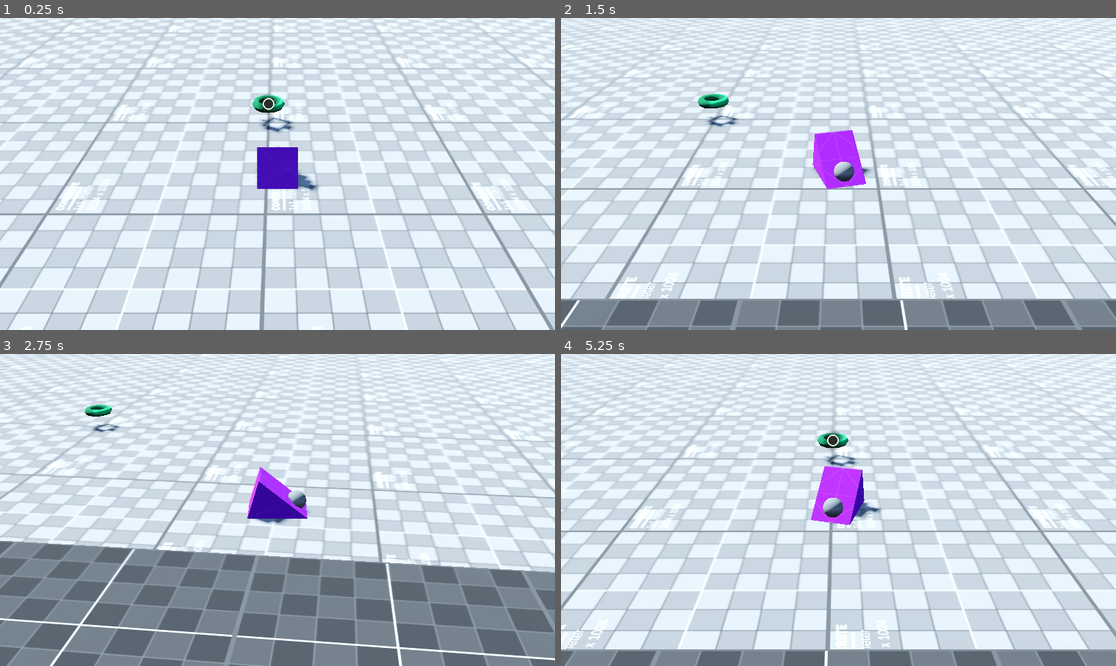
Above: before the commit, frames 1-4 (two rows, left to right).
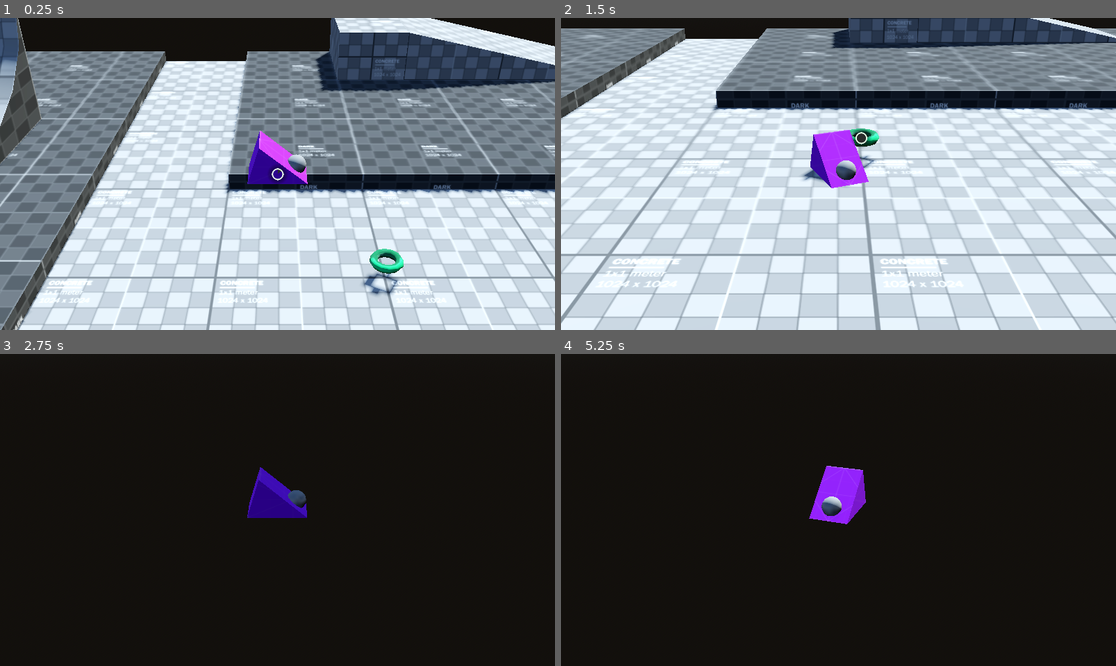
Above: after the commit, the same moments.

Repository: lithopsiouu/you-rat
Game: Godot game, scene res://Scenes/test/main test room.tscn
The game is run twice, just before and just after one commit, with the same random seed, the same clock (stepped at 60 frames per second) and the same inputs.
Inputs (mouse positions are in pixels of both pictures, inside the frame that each line leads up to):
- Up to frame 1 (0.25 s): no input
- Up to frame 2 (1.5 s): tap Enter at 0.5 s; move the mouse to (960, 158) at 0.52 s; hold D (move_right) 0.53-1.28 s; click (960, 158) at 0.6 s; tap Space (jump) at 0.77 s; move the mouse to (727, 189) at 1.27 s; hold S (move_backward) from 1.28 s (still down); tap Down (rotate_cam_down) at 1.35 s
- Up to frame 3 (2.75 s): tap Space (jump) at 1.52 s; move the mouse to (333, 441) at 2.02 s; release S (move_backward) at 2.03 s; hold D (move_right) from 2.03 s (still down); tap Left (rotate_cam_left) at 2.1 s
- Up to frame 4 (5.25 s): move the mouse to (810, 572) at 2.77 s; release D (move_right) at 2.78 s; hold W (move_forward) 2.78-3.53 s; tap Right (rotate_cam_right) at 2.85 s; tap Space (jump) at 3.02, 3.77, 4.52 s; move the mouse to (1005, 556) at 3.52 s; hold A (move_left) 3.53-5.03 s; tap Up (rotate_cam_up) at 3.6 s; move the mouse to (672, 463) at 4.27 s; click (672, 463) at 4.35 s; move the mouse to (866, 510) at 5.02 s; hold S (move_backward) from 5.03 s (still down); tap Down (rotate_cam_down) at 5.1 s

The runs differ from the first frame. In frame 1, 73% of the frame differs, in the area x 0-100%, y 0-100%; in frame 2, 66%; in frame 3, 99%; in frame 4, 100%.

Commit message:
add states

Diff:
--- a/Assets/Entities/rigidbody_player.tscn
+++ b/Assets/Entities/rigidbody_player.tscn
@@ -1,13 +1,14 @@
-[gd_scene load_steps=13 format=3 uid="uid://bpqpjy8fcgewn"]
+[gd_scene format=3 uid="uid://bpqpjy8fcgewn"]
 
 [ext_resource type="Material" uid="uid://dero2i2k7x36v" path="res://Assets/Materials/player_material.tres" id="1_jmjd3"]
-[ext_resource type="Script" uid="uid://bu1r20ywascsv" path="res://Scripts/Interaction/rb_movement.gd" id="1_strm8"]
 [ext_resource type="Script" uid="uid://disy7vfpou6kx" path="res://Scripts/Interaction/player_input.gd" id="3_twv4y"]
+[ext_resource type="Script" uid="uid://q3q2nmv7strx" path="res://Scripts/Utility/rotate_to_velocity.gd" id="3_vghrk"]
 [ext_resource type="Script" uid="uid://cotfsu52ght42" path="res://Scripts/Interaction/interactor.gd" id="4_twv4y"]
-[ext_resource type="PackedScene" uid="uid://cyg20dvv5m0qi" path="res://Assets/Entities/gimbal_camera.tscn" id="5_8h1a1"]
-[ext_resource type="Script" path="res://Scripts/Interaction/StateMachine/StateMachine.gd" id="7_51qsa"]
+[ext_resource type="Script" uid="uid://ba8rfquaevxua" path="res://Scripts/Interaction/StateMachine/StateMachine.gd" id="7_51qsa"]
 [ext_resource type="Texture2D" uid="uid://b3sr0njonqdba" path="res://Assets/Materials/Textures/Dev/Editor Icon/trimolt__0002_player-copy.png" id="7_vghrk"]
 [ext_resource type="Script" uid="uid://utge17tu8aum" path="res://Scripts/Interaction/StateMachine/Character/idle.gd" id="8_vghrk"]
+[ext_resource type="Script" uid="uid://4au3baac81ma" path="res://Scripts/Interaction/StateMachine/Character/walking.gd" id="9_vghrk"]
+[ext_resource type="Script" uid="uid://01ga8bbfkunt" path="res://Scripts/Interaction/StateMachine/Character/falling.gd" id="10_1kggj"]
 
 [sub_resource type="SphereShape3D" id="SphereShape3D_b2tom"]
 radius = 0.05
@@ -25,7 +26,7 @@
 height = 0.25
 radius = 0.4
 
-[node name="CharacterBody3D" type="CharacterBody3D" groups=["Player"]]
+[node name="CharacterBody3D" type="CharacterBody3D" unique_id=393314524 groups=["Player"]]
 collision_layer = 16
 collision_mask = 3
 axis_lock_angular_x = true
@@ -33,51 +34,40 @@
 axis_lock_angular_z = true
 platform_floor_layers = 3
 
-[node name="CollisionShape3D" type="CollisionShape3D" parent="."]
+[node name="CollisionShape3D" type="CollisionShape3D" parent="." unique_id=398310535]
 transform = Transform3D(1, 0, 0, 0, 1, 0, 0, 0, 1, 0, 0.05, 0)
 shape = SubResource("SphereShape3D_b2tom")
 
-[node name="MeshInstance3D" type="MeshInstance3D" parent="."]
+[node name="MeshInstance3D" type="MeshInstance3D" parent="." unique_id=1192965354]
 transform = Transform3D(1, 0, 0, 0, 1, 0, 0, 0, 1, 0, 0.1, 0)
 mesh = SubResource("PrismMesh_yymxo")
 skeleton = NodePath("")
 
-[node name="MeshInstance3D" type="MeshInstance3D" parent="MeshInstance3D"]
+[node name="MeshInstance3D" type="MeshInstance3D" parent="MeshInstance3D" unique_id=435396492]
 transform = Transform3D(1, 0, 0, 0, 1, 0, 0, 0, 1, 0.096052, -0.0432466, 0)
 mesh = SubResource("SphereMesh_x54xf")
 
-[node name="Components" type="Node" parent="."]
+[node name="Components" type="Node" parent="." unique_id=1355332539]
 
-[node name="PlayerInput" type="Node" parent="Components"]
+[node name="PlayerInput" type="Node" parent="Components" unique_id=523253887]
 script = ExtResource("3_twv4y")
 metadata/_custom_type_script = "uid://disy7vfpou6kx"
 
-[node name="RigidBodyMovement" type="Node" parent="Components" node_paths=PackedStringArray("input", "mesh", "target")]
-script = ExtResource("1_strm8")
-input = NodePath("../PlayerInput")
-speed = 1.0
-mesh = NodePath("../../MeshInstance3D")
+[node name="RotateToVelocity" type="Node" parent="Components" unique_id=1511156855 node_paths=PackedStringArray("target")]
+script = ExtResource("3_vghrk")
 target = NodePath("../..")
-metadata/_custom_type_script = "uid://bu1r20ywascsv"
+metadata/_custom_type_script = "uid://q3q2nmv7strx"
 
-[node name="GimbalCamera" parent="." node_paths=PackedStringArray("player_input") instance=ExtResource("5_8h1a1")]
-transform = Transform3D(-4.37114e-08, 0, -1, 0, 1, 0, 1, 0, -4.37114e-08, 0, 0, 0)
-player_input = NodePath("../Components/PlayerInput")
-rotation_speed_y = 0.02
-rotation_speed_x = 0.028
-gimbal_max_x = -35.0
-gimbal_min_x = -20.0
-
-[node name="Interactor" type="Area3D" parent="." node_paths=PackedStringArray("player_input")]
+[node name="Interactor" type="Area3D" parent="." unique_id=1258362062 node_paths=PackedStringArray("player_input")]
 script = ExtResource("4_twv4y")
 player_input = NodePath("../Components/PlayerInput")
 metadata/_custom_type_script = "uid://cotfsu52ght42"
 
-[node name="CollisionShape3D" type="CollisionShape3D" parent="Interactor"]
+[node name="CollisionShape3D" type="CollisionShape3D" parent="Interactor" unique_id=1287781728]
 transform = Transform3D(1, 0, 0, 0, 1, 0, 0, 0, 1, 0.1, 0.125, 0)
 shape = SubResource("CylinderShape3D_6pr0x")
 
-[node name="Sprite3D" type="Sprite3D" parent="."]
+[node name="Sprite3D" type="Sprite3D" parent="." unique_id=631791010]
 layers = 524288
 pixel_size = 0.0005
 billboard = 1
@@ -86,10 +76,25 @@
 fixed_size = true
 texture = ExtResource("7_vghrk")
 
-[node name="StateMachine" type="Node" parent="." node_paths=PackedStringArray("initial_state")]
+[node name="StateMachine" type="Node" parent="." unique_id=1257442853 node_paths=PackedStringArray("initial_state")]
 script = ExtResource("7_51qsa")
 initial_state = NodePath("Idle")
 
-[node name="Idle" type="Node" parent="StateMachine" node_paths=PackedStringArray("body")]
+[node name="Idle" type="Node" parent="StateMachine" unique_id=993901243 node_paths=PackedStringArray("body", "input")]
 script = ExtResource("8_vghrk")
 body = NodePath("../..")
+input = NodePath("../../Components/PlayerInput")
+
+[node name="Walking" type="Node" parent="StateMachine" unique_id=401494154 node_paths=PackedStringArray("body", "input", "rotator")]
+script = ExtResource("9_vghrk")
+body = NodePath("../..")
+input = NodePath("../../Components/PlayerInput")
+rotator = NodePath("../../Components/RotateToVelocity")
+metadata/_custom_type_script = "uid://cvpyonm16wyst"
+
+[node name="Falling" type="Node" parent="StateMachine" unique_id=868240921 node_paths=PackedStringArray("body", "input", "rotator")]
+script = ExtResource("10_1kggj")
+body = NodePath("../..")
+input = NodePath("../../Components/PlayerInput")
+rotator = NodePath("../../Components/RotateToVelocity")
+metadata/_custom_type_script = "uid://01ga8bbfkunt"
--- a/Scenes/test/main test room.tscn
+++ b/Scenes/test/main test room.tscn
@@ -1,8 +1,9 @@
-[gd_scene load_steps=12 format=3 uid="uid://d3h6vl8tqn2ao"]
+[gd_scene format=3 uid="uid://d3h6vl8tqn2ao"]
 
 [ext_resource type="Material" uid="uid://bclljgmw3n7ur" path="res://Assets/Materials/tile_concrete_white.tres" id="1_ggcjv"]
 [ext_resource type="Material" uid="uid://lln0i7y28edo" path="res://Assets/Materials/tile_dark_gray.tres" id="2_x54xf"]
 [ext_resource type="PackedScene" uid="uid://bpqpjy8fcgewn" path="res://Assets/Entities/rigidbody_player.tscn" id="7_njocx"]
+[ext_resource type="PackedScene" uid="uid://cyg20dvv5m0qi" path="res://Assets/Entities/gimbal_camera.tscn" id="7_of0ke"]
 [ext_resource type="Material" uid="uid://brx2jluqhii8i" path="res://Assets/Materials/interaction.tres" id="9_t768u"]
 [ext_resource type="Script" uid="uid://ddxbnuhq2je6l" path="res://Scripts/Interaction/interactable.gd" id="10_chm6s"]
 [ext_resource type="Texture2D" uid="uid://bcsf3aibkd3qp" path="res://Assets/Materials/Textures/Dev/Editor Icon/trimolt__0007_interaction-copy-2.png" id="11_chm6s"]
@@ -34,9 +35,17 @@
 height = 0.25
 radius = 0.25
 
-[node name="Node3D" type="Node3D"]
+[node name="Node3D" type="Node3D" unique_id=948944063]
 
-[node name="CSGBox3D" type="CSGBox3D" parent="."]
+[node name="CSGPolygon3D" type="CSGPolygon3D" parent="." unique_id=1862582342]
+transform = Transform3D(1, 0, 0, 0, 1, 0, 0, 0, 1, 1.7, 0.125, -4)
+use_collision = true
+collision_layer = 2
+collision_mask = 17
+polygon = PackedVector2Array(0, 0, 0, 0.5, 2.3, 0)
+material = ExtResource("1_ggcjv")
+
+[node name="CSGBox3D" type="CSGBox3D" parent="." unique_id=298356218]
 transform = Transform3D(1, 0, 0, 0, 1, 0, 0, 0, 1, 0, -0.5, 0)
 use_collision = true
 collision_layer = 2
@@ -44,7 +53,32 @@
 size = Vector3(10, 1, 10)
 material = ExtResource("1_ggcjv")
 
-[node name="CSGBox3D2" type="CSGBox3D" parent="."]
+[node name="CSGBox3D5" type="CSGBox3D" parent="." unique_id=1192686818]
+transform = Transform3D(1, 0, 0, 0, 1, 0, 0, 0, 1, -2.85, 2.1, -2.5)
+use_collision = true
+collision_layer = 4
+collision_mask = 17
+size = Vector3(0.2, 4, 3)
+material = ExtResource("1_ggcjv")
+
+[node name="CSGBox3D6" type="CSGBox3D" parent="." unique_id=1668072839]
+transform = Transform3D(1, 0, 0, 0, 1, 0, 0, 0, 1, -1.9999999, 3, -1)
+use_collision = true
+collision_layer = 2
+collision_mask = 17
+size = Vector3(1.5, 0.2, 3)
+material = ExtResource("2_x54xf")
+
+[node name="CSGBox3D4" type="CSGBox3D" parent="." unique_id=1184776612]
+transform = Transform3D(1, 0, 0, 0, 1, 0, 0, 0, 1, 1.3499999, 0.375, -4.5)
+smoothing_angle = 180.0
+use_collision = true
+collision_layer = 2
+collision_mask = 17
+size = Vector3(0.7, 0.5, 1)
+material = ExtResource("1_ggcjv")
+
+[node name="CSGBox3D2" type="CSGBox3D" parent="." unique_id=179110736]
 transform = Transform3D(1, 0, 0, 0, 1, 0, 0, 0, 1, -3, 0.063, -0.5)
 use_collision = true
 collision_layer = 2
@@ -52,44 +86,52 @@
 size = Vector3(4, 0.125, 9)
 material = ExtResource("2_x54xf")
 
-[node name="CSGCombiner3D" type="CSGCombiner3D" parent="."]
+[node name="CSGBox3D3" type="CSGBox3D" parent="." unique_id=132756998]
+transform = Transform3D(1, 0, 0, 0, 1, 0, 0, 0, 1, 2.5027342, 0.063, -3.5)
+use_collision = true
+collision_layer = 2
+collision_mask = 17
+size = Vector3(5, 0.125, 3)
+material = ExtResource("2_x54xf")
+
+[node name="CSGCombiner3D" type="CSGCombiner3D" parent="." unique_id=557429662]
 transform = Transform3D(-4.37114e-08, 1, 0, -1, -4.37114e-08, 0, 0, 0, 2, -2.25, 0.626, -2)
 use_collision = true
 collision_layer = 2
 collision_mask = 17
 
-[node name="CSGBox3D" type="CSGBox3D" parent="CSGCombiner3D"]
+[node name="CSGBox3D" type="CSGBox3D" parent="CSGCombiner3D" unique_id=1017040681]
 material = ExtResource("2_x54xf")
 
-[node name="CSGCylinder3D" type="CSGCylinder3D" parent="CSGCombiner3D"]
+[node name="CSGCylinder3D" type="CSGCylinder3D" parent="CSGCombiner3D" unique_id=2050051473]
 transform = Transform3D(1, 0, 0, 0, 1, 0, 0, 0, 1, -0.5, 0, 0.5)
 operation = 2
 radius = 1.0
 sides = 20
 material = ExtResource("1_ggcjv")
 
-[node name="WorldEnvironment" type="WorldEnvironment" parent="."]
+[node name="WorldEnvironment" type="WorldEnvironment" parent="." unique_id=868080741]
 environment = SubResource("Environment_yymxo")
 
-[node name="DirectionalLight3D" type="DirectionalLight3D" parent="."]
+[node name="DirectionalLight3D" type="DirectionalLight3D" parent="." unique_id=283775150]
 transform = Transform3D(-0.866025, -0.383022, 0.321394, 0, 0.642788, 0.766044, -0.5, 0.663414, -0.55667, 0, 0, 0)
 light_color = Color(1, 1, 0.921569, 1)
 light_energy = 0.9
 shadow_enabled = true
 
-[node name="MeshInstance3D" type="MeshInstance3D" parent="."]
+[node name="MeshInstance3D" type="MeshInstance3D" parent="." unique_id=1078502718]
 transform = Transform3D(1, 0, 0, 0, 1, 0, 0, 0, 1, 1, 0.125, -1)
 mesh = SubResource("TorusMesh_qqxum")
 
-[node name="Interactable" type="Area3D" parent="MeshInstance3D"]
+[node name="Interactable" type="Area3D" parent="MeshInstance3D" unique_id=395787341]
 script = ExtResource("10_chm6s")
 interact_time = 0.5
 metadata/_custom_type_script = "uid://ddxbnuhq2je6l"
 
-[node name="CollisionShape3D" type="CollisionShape3D" parent="MeshInstance3D/Interactable"]
+[node name="CollisionShape3D" type="CollisionShape3D" parent="MeshInstance3D/Interactable" unique_id=564333995]
 shape = SubResource("CylinderShape3D_sckfr")
 
-[node name="Sprite3D" type="Sprite3D" parent="MeshInstance3D"]
+[node name="Sprite3D" type="Sprite3D" parent="MeshInstance3D" unique_id=994475818]
 layers = 524288
 pixel_size = 0.0005
 billboard = 1
@@ -98,5 +140,14 @@
 fixed_size = true
 texture = ExtResource("11_chm6s")
 
-[node name="RigidBody3D" parent="." instance=ExtResource("7_njocx")]
+[node name="RigidBody3D" parent="." unique_id=723126475 instance=ExtResource("7_njocx")]
 transform = Transform3D(1, 0, 0, 0, 1, 0, 0, 0, 1, 0.367278, 0.739244, -0.945048)
+
+[node name="GimbalCamera2" parent="RigidBody3D" unique_id=681192686 node_paths=PackedStringArray("target") instance=ExtResource("7_of0ke")]
+transform = Transform3D(1, 0, 0, 0, 1, 0, 0, 0, 1, 0.367278, 0.739244, -0.945048)
+top_level = true
+target = NodePath("..")
+rotation_speed_y = 0.03
+rotation_speed_x = 0.035
+gimbal_max_x = -35.0
+gimbal_min_x = -20.0
--- /dev/null
+++ b/Scripts/Interaction/StateMachine/Character/blocked.gd
@@ -0,0 +1,6 @@
+class_name Blocked extends State
+
+## State for blocking all actions (used for animations/cutscenes?)
+
+@export var body: CharacterBody3D
+@export var input: PlayerInput
--- /dev/null
+++ b/Scripts/Interaction/StateMachine/Character/climbing.gd
@@ -0,0 +1,6 @@
+class_name Climbing extends State
+
+## State for __
+
+@export var body: CharacterBody3D
+@export var input: PlayerInput
--- /dev/null
+++ b/Scripts/Interaction/StateMachine/Character/dead.gd
@@ -0,0 +1,6 @@
+class_name Dead extends State
+
+## State for __
+
+@export var body: CharacterBody3D
+@export var input: PlayerInput
--- /dev/null
+++ b/Scripts/Interaction/StateMachine/Character/falling.gd
@@ -0,0 +1,45 @@
+class_name Falling extends State
+
+## State for falling
+
+@export var body: CharacterBody3D
+@export var input: PlayerInput
+@export var rotator: RotateToVelocity ## Node that rotates the [param body] to velocity.
+
+
+@export_subgroup("Falling Settings")
+@export var move_speed: float = 0.2 ## Speed at which the player moves in the air.
+
+func enter() -> void:
+	check_valid_node(body)
+	check_valid_node(input)
+
+func physics_update(_delta: float) -> void:
+	var move_dir = input.move_dir
+
+	if body.is_on_floor():
+
+		if _get_is_moving(move_dir):
+			state_machine.change_state("Walking")
+
+		else:
+			state_machine.change_state("Idle")
+	else:
+		move(move_dir)
+
+		if _get_is_moving(move_dir):
+			rotator.rotate(_delta)
+
+
+
+func _get_is_moving(dir: Vector2) -> bool:
+	return abs(dir.length()) > 0.0
+
+## Sets [RigidBody3D.velocity] to [param dir] times [param speed] plus [code]gravity[/code].
+func move(dir: Vector2) -> void:
+	var move_vel: Vector3 = Vector3(dir.x, 0.0, dir.y) * move_speed
+	var force: Vector3 = move_vel + body.get_gravity()
+
+	body.velocity = force
+
+	body.move_and_slide()
--- a/Scripts/Interaction/StateMachine/Character/idle.gd
+++ b/Scripts/Interaction/StateMachine/Character/idle.gd
@@ -1,7 +1,15 @@
-extends State
+class_name Idle extends State
+
+## Idle state.
 
 @export var body: CharacterBody3D
 @export var input: PlayerInput
 
+func enter() -> void:
+	check_valid_node(body)
+	check_valid_node(input)
+
+
 func physics_update(_delta: float) -> void:
-	pass
+	if abs(input.move_dir.length()) > 0.0:
+		state_machine.change_state("Walking")
--- /dev/null
+++ b/Scripts/Interaction/StateMachine/Character/jumping.gd
@@ -0,0 +1,6 @@
+class_name Jumping extends State
+
+## State for __
+
+@export var body: CharacterBody3D
+@export var input: PlayerInput
--- /dev/null
+++ b/Scripts/Interaction/StateMachine/Character/running.gd
@@ -0,0 +1,6 @@
+class_name Running extends State
+
+## State for __
+
+@export var body: CharacterBody3D
+@export var input: PlayerInput
--- /dev/null
+++ b/Scripts/Interaction/StateMachine/Character/walking.gd
@@ -0,0 +1,36 @@
+class_name Walking extends State
+## State for walking
+
+@export var body: CharacterBody3D ## Node to control.
+@export var input: PlayerInput ## Node that sends player input.
+@export var rotator: RotateToVelocity ## Node that rotates the [param body] to velocity.
+
+@export_subgroup("Walking Settings")
+@export var move_speed: float = 0.8 ## Speed at which the player moves.
+
+func enter() -> void:
+	check_valid_node(body)
+	check_valid_node(input)
+
+func physics_update(_delta: float) -> void:
+	var move_dir = input.move_dir
+	rotator.rotate(_delta)
+
+	if abs(move_dir.length()) == 0.0:
+		state_machine.change_state("Idle")
+
+	elif body.is_on_floor():
+		move(move_dir)
+
+	else:
+		state_machine.change_state("Falling")
+
+
+## Sets [RigidBody3D.velocity] to [param dir] times [param speed] plus [code]gravity[/code].
+func move(dir: Vector2) -> void:
+	var move_vel: Vector3 = Vector3(dir.x, 0.0, dir.y) * move_speed
+	var force: Vector3 = move_vel + body.get_gravity()
+
+	body.velocity = force
+
+	body.move_and_slide()
--- a/Scripts/Interaction/StateMachine/State.gd
+++ b/Scripts/Interaction/StateMachine/State.gd
@@ -1,10 +1,14 @@
 class_name State extends Node
+## A [State] used by a [StateMachine]. [br]
+## Used to determine when certain functions are allowed based on specified conditions.
 
-var state_machine: StateMachine
+var state_machine: StateMachine ## A reference to [StateMachine] used for switching the [State].
 
+## Called when entering this [State].
 func enter() -> void:
 	pass
 
+## Called when exiting this [State].
 func exit() -> void:
 	pass
 
@@ -12,8 +16,12 @@
 func update(_delta: float) -> void:
 	pass
 
+## Called in the [method StateMachine._physics_process] function.
 func physics_update(_delta: float) -> void:
 	pass
 
-func wait(seconds: float):
-	await get_tree().create_timer(seconds).timeout
+## Checks if [param node] passed is valid and if not, disables the [State].
+func check_valid_node(node: Variant) -> void:
+	if node == null:
+		printerr(self, "| node not found!")
+		process_mode = Node.PROCESS_MODE_DISABLED
--- /dev/null
+++ b/Scripts/Utility/rotate_to_velocity.gd
@@ -0,0 +1,22 @@
+class_name RotateToVelocity extends Node
+
+@export var target: CharacterBody3D
+
+@export_subgroup("Settings")
+@export var rotate_speed: float = 7.0
+
+func _ready() -> void:
+	if target == null:
+		printerr(self, "| No target found to rotate!")
+		process_mode = Node.PROCESS_MODE_DISABLED
+
+
+#func _process(delta: float) -> void:
+	#target.rotation.y = _rot_from_vel(delta)
+
+func rotate(_delta: float) -> void:
+	target.rotation.y = _rot_from_vel(_delta)
+
+## Return a rotation in radians.
+func _rot_from_vel(_delta: float) -> float:
+	return lerp_angle(target.rotation.y, atan2(-target.velocity.z, target.velocity.x), _delta * rotate_speed)
--- a/Scripts/gimbal_camera.gd
+++ b/Scripts/gimbal_camera.gd
@@ -1,17 +1,32 @@
 extends Node3D
 
-@export var player_input: PlayerInput
+@export var target: CharacterBody3D
+var player_input: PlayerInput
 
 @export_category("Settings")
-
+@export var transform_to_target: bool = true
+@export_subgroup("Speed")
 @export var rotation_speed_y = PI / 2
 @export var rotation_speed_x = PI / 2
+@export_subgroup("Limits")
 @export var gimbal_max_x: float = -40.0
 @export var gimbal_min_x: float = -15.0
 
+
+func _ready() -> void:
+	player_input = target.find_child("Components").find_child("PlayerInput")
+
+
 func _process(delta: float) -> void:
+	_move_to_target()
+
 	if abs(player_input.rotate_cam.length()) > 0:
 		rotation.y += player_input.rotate_cam.x * rotation_speed_x
 		$InnerGimbal.rotation.x += player_input.rotate_cam.y * rotation_speed_y
 
 		$InnerGimbal.rotation_degrees.x = clampf($InnerGimbal.rotation_degrees.x, gimbal_max_x, gimbal_min_x)
+
+
+func _move_to_target() -> void:
+	if transform_to_target:
+		position = target.position
--- a/project.godot
+++ b/project.godot
@@ -98,6 +98,7 @@
 3d_render/layer_20="Hidden"
 3d_physics/layer_1="Generic"
 3d_physics/layer_2="Ground"
+3d_physics/layer_3="Wall"
 3d_physics/layer_5="Player"
 3d_physics/layer_9="Interactable"
 3d_physics/layer_10="Interactor"
Not shown, added: Scripts/Interaction/StateMachine/Character/blocked.gd.uid
Not shown, added: Scripts/Interaction/StateMachine/Character/climbing.gd.uid
Not shown, added: Scripts/Interaction/StateMachine/Character/dead.gd.uid
Not shown, added: Scripts/Interaction/StateMachine/Character/falling.gd.uid
Not shown, added: Scripts/Interaction/StateMachine/Character/jumping.gd.uid
Not shown, added: Scripts/Interaction/StateMachine/Character/running.gd.uid
Not shown, added: Scripts/Interaction/StateMachine/Character/walking.gd.uid
Not shown, added: Scripts/Utility/rotate_to_velocity.gd.uid
